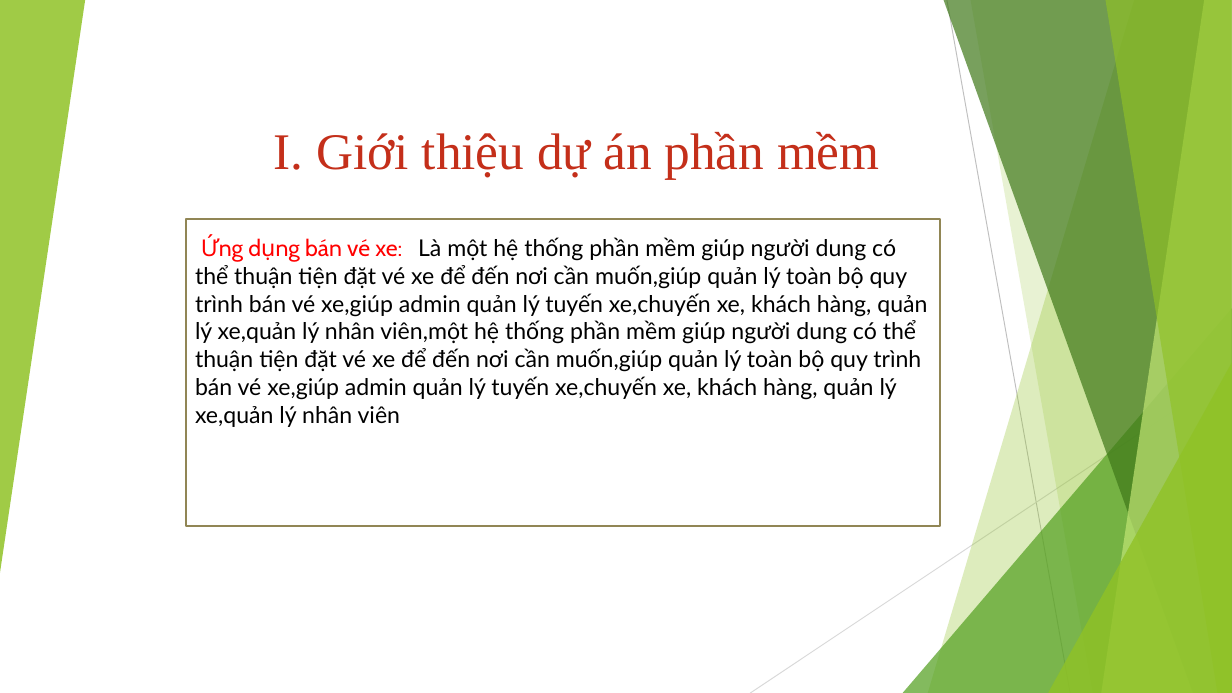
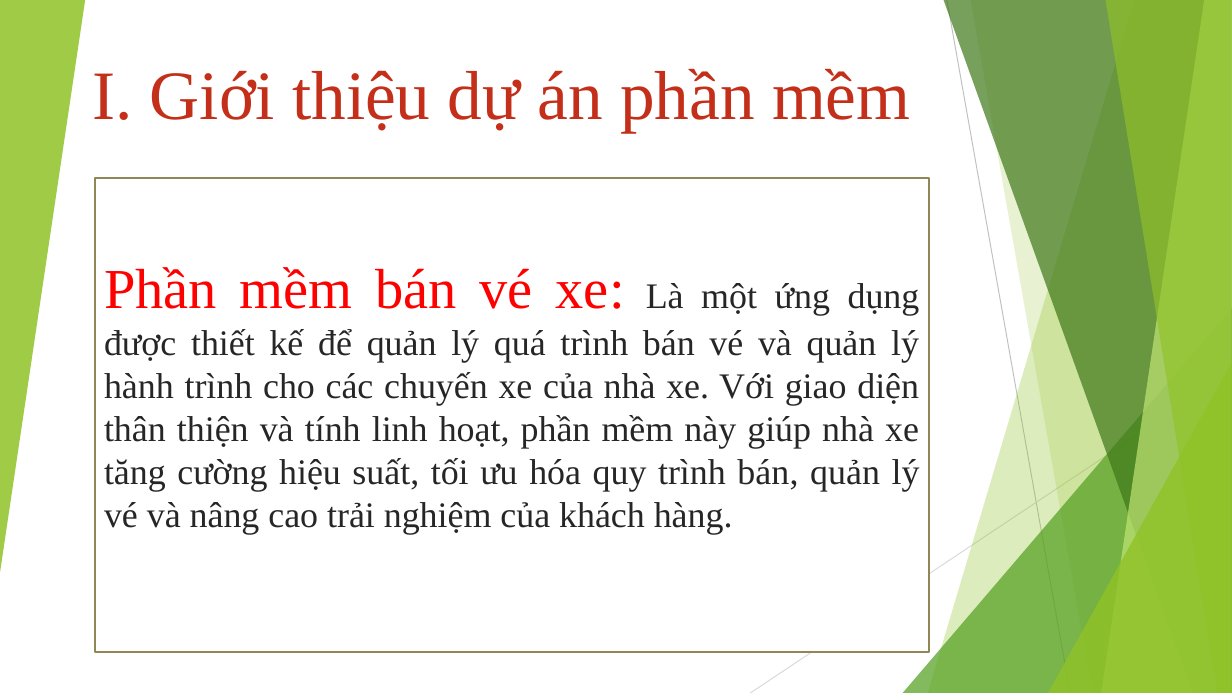
Before and after one commit to DinhNguyen2011/CNPM, a slide deck: slide 3 of Đồ án CNPM.pptx (slide 2 before the commit). Drawn at 1232x693 pixels with LibreOffice and Linux fonts; fonts in the diff are those of the drawing. Boxes give left, top, right and bottom in pixels: in the first picture for what was removed or moved away, otherwise in the second. Text is boxed around its words. In the diff, an @@ line names an element or a change of style, - is before the commit and + after.

Commit message:
completed_ppt

```diff
--- a/Đồ án CNPM.pptx
+++ b/Đồ án CNPM.pptx
@@ text "I. Giới thiệu dự án ...": place and size @@
-text "I. Giới thiệu dự án ..." at [274, 132, 880, 180]
+text "I. Giới thiệu dự án ..." at [92, 68, 910, 133]
@@ text "I. Giới thiệu dự án ..." at [92, 68, 910, 133]: size 40 to 54 pt; alignment centre to left @@
@@ rectangle "Phần mềm bán vé xe: ...": place and size @@
-rectangle "Phần mềm bán vé xe: ..." at [186, 219, 940, 526]
+rectangle "Phần mềm bán vé xe: ..." at [95, 178, 929, 652]
@@ text in rectangle at [104, 267, 920, 535]: text changed; size 18 to 28 pt; font Lato to Times New Roman; text colour #000000 to #262626 @@
-Ứng dụng bán vé xe: Là một hệ thống phần mềm giúp người dung có thể thuận tiện đặt vé xe để đến nơi cần muốn,giúp quản lý toàn bộ quy trình bán vé xe,giúp admin quản lý tuyến xe,chuyến xe, khách hàng, quản lý xe,quản lý nhân viên,một hệ thống phần mềm giúp người dung có thể thuận tiện đặt vé xe để đến nơi cần muốn,giúp quản lý toàn bộ quy trình bán vé xe,giúp admin quản lý tuyến xe,chuyến xe, khách hàng, quản lý xe,quản lý nhân viên
+Phần mềm bán vé xe: Là một ứng dụng được thiết kế để quản lý quá trình bán vé và quản lý hành trình cho các chuyến xe của nhà xe. Với giao diện thân thiện và tính linh hoạt, phần mềm này giúp nhà xe tăng cường hiệu suất, tối ưu hóa quy trình bán, quản lý vé và nâng cao trải nghiệm của khách hàng.
```
Also in this commit, not shown: 2 other slides changed, 2 slides added, 2 other files.
